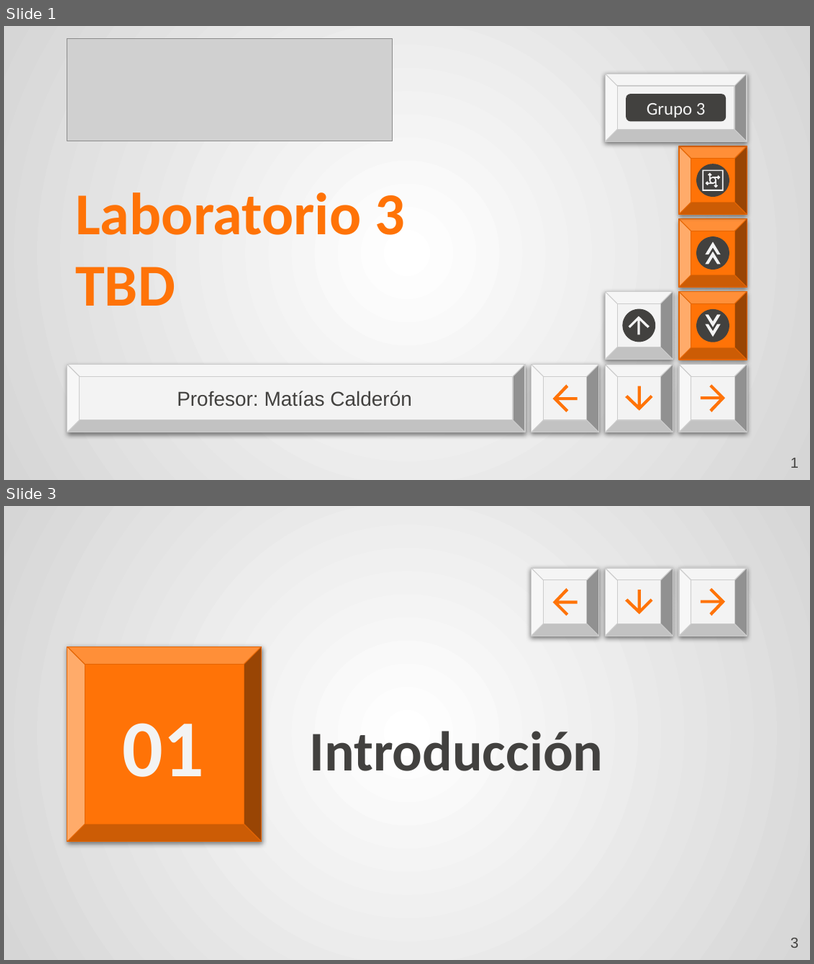
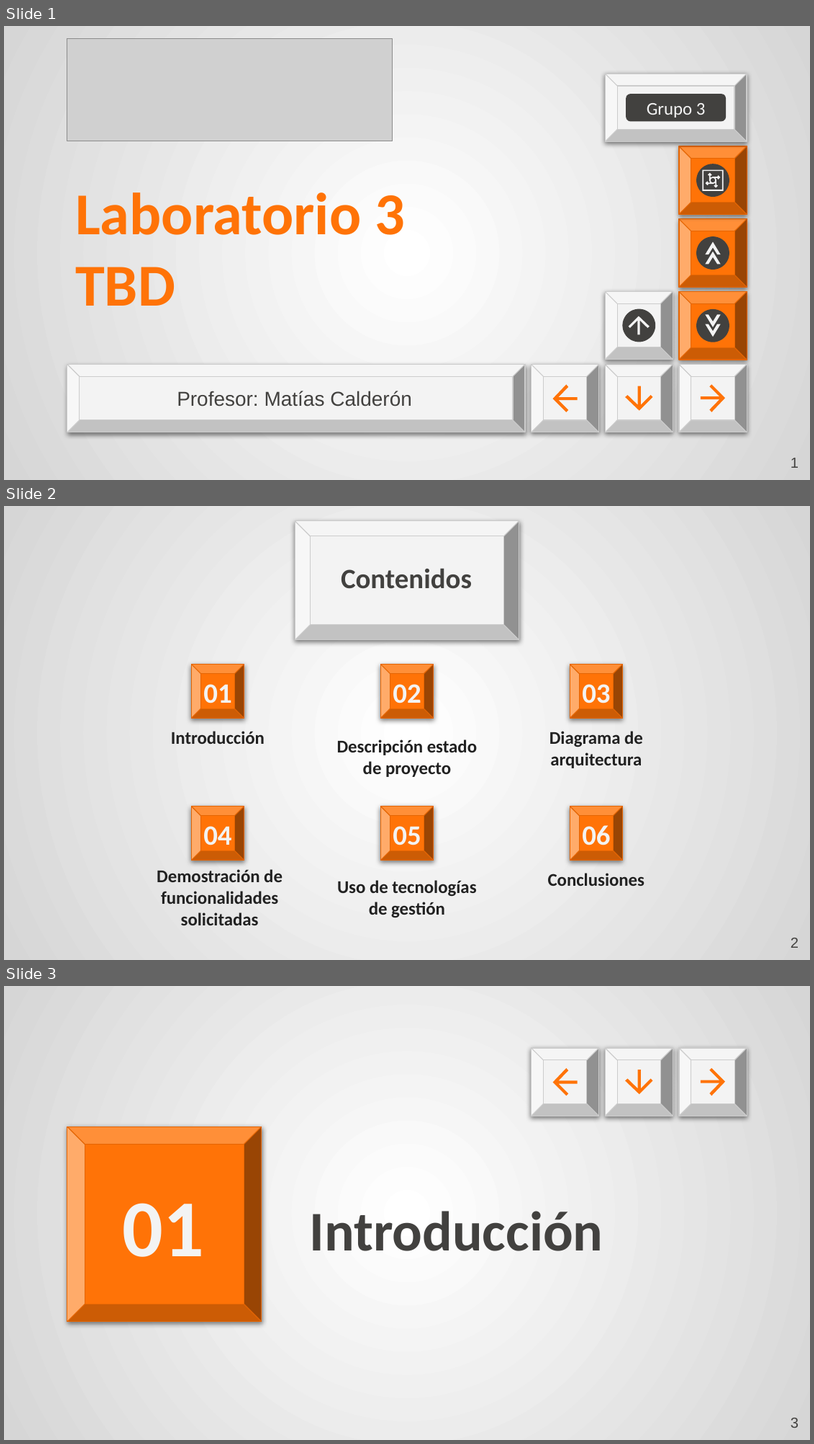
Before and after one commit to clementeaguilar-usach/Sistema_Voluntariado_noSQL, a slide deck: Lab 3 TBD.pptx. Shown one above the other, each under a label of ours: slides 1 and 3 before the commit, slides 1, 2 and 3 after it; the slides between them are not shown. The pictures are 814x964 and 814x1444 pixels, drawn with LibreOffice and Linux fonts; fonts in the diff are those of the drawing; grey boxes stand for pictures. Boxes give left, top, right and bottom in pixels: in the first picture for what was removed or moved away, otherwise in the second. Text is boxed around its words. In the diff, an @@ line names an element or a change of style, - is before the commit and + after.

```diff
--- a/Lab 3 TBD.pptx
+++ b/Lab 3 TBD.pptx
@@ slide 2 added at (x1=4, y1=506, x2=810, y2=960), background gradient #FFFFFF to #D6D6D6 @@
@@ bevel added at (x1=295, y1=521, x2=520, y2=640), fill #F3F3F3, outline #CCCCCC 0.75 pt @@
@@ title added at (x1=341, y1=568, x2=472, y2=589), 25 pt, text #42413F, bold @@
+Contenidos
@@ bevel added at (x1=192, y1=664, x2=244, y2=718), fill #FF7307, outline #E46503 0.75 pt @@
@@ bevel added at (x1=381, y1=664, x2=433, y2=718), fill #FF7307, outline #E46503 0.75 pt @@
@@ bevel added at (x1=570, y1=664, x2=622, y2=718), fill #FF7307, outline #E46503 0.75 pt @@
@@ title added at (x1=203, y1=684, x2=232, y2=703), 25 pt, text #F3F3F3, bold @@
+01
@@ title added at (x1=393, y1=684, x2=421, y2=703), 25 pt, text #F3F3F3, bold @@
+02
@@ title added at (x1=582, y1=684, x2=610, y2=703), 25 pt, text #F3F3F3, bold @@
+03
@@ title added at (x1=171, y1=731, x2=265, y2=744), 16 pt, text #212121, bold @@
+Introducción
@@ title added at (x1=337, y1=739, x2=477, y2=777), 16 pt, text #212121, bold @@
+Descripción estado de proyecto
@@ title added at (x1=550, y1=731, x2=643, y2=768), 16 pt, text #212121, bold @@
+Diagrama de arquitectura
@@ bevel added at (x1=192, y1=806, x2=244, y2=860), fill #FF7307, outline #E46503 0.75 pt @@
@@ bevel added at (x1=381, y1=806, x2=433, y2=860), fill #FF7307, outline #E46503 0.75 pt @@
@@ bevel added at (x1=570, y1=806, x2=622, y2=860), fill #FF7307, outline #E46503 0.75 pt @@
@@ title added at (x1=203, y1=826, x2=232, y2=845), 25 pt, text #F3F3F3, bold @@
+04
@@ title added at (x1=393, y1=826, x2=421, y2=845), 25 pt, text #F3F3F3, bold @@
+05
@@ title added at (x1=582, y1=825, x2=610, y2=845), 25 pt, text #F3F3F3, bold @@
+06
@@ title added at (x1=157, y1=869, x2=283, y2=925), 16 pt, text #212121, bold @@
+Demostración de funcionalidades solicitadas
@@ title added at (x1=548, y1=872, x2=646, y2=885), 16 pt, text #212121, bold @@
+Conclusiones
@@ title added at (x1=337, y1=880, x2=476, y2=918), 16 pt, text #212121, bold @@
+Uso de tecnologías de gestión
@@ page number added at (x1=791, y1=937, x2=799, y2=947), 13 pt, text #42413F @@
+2
```
Also in this commit, not shown: 11 slides changed, 13 other slides added, 8 slides removed, 1 other file.
